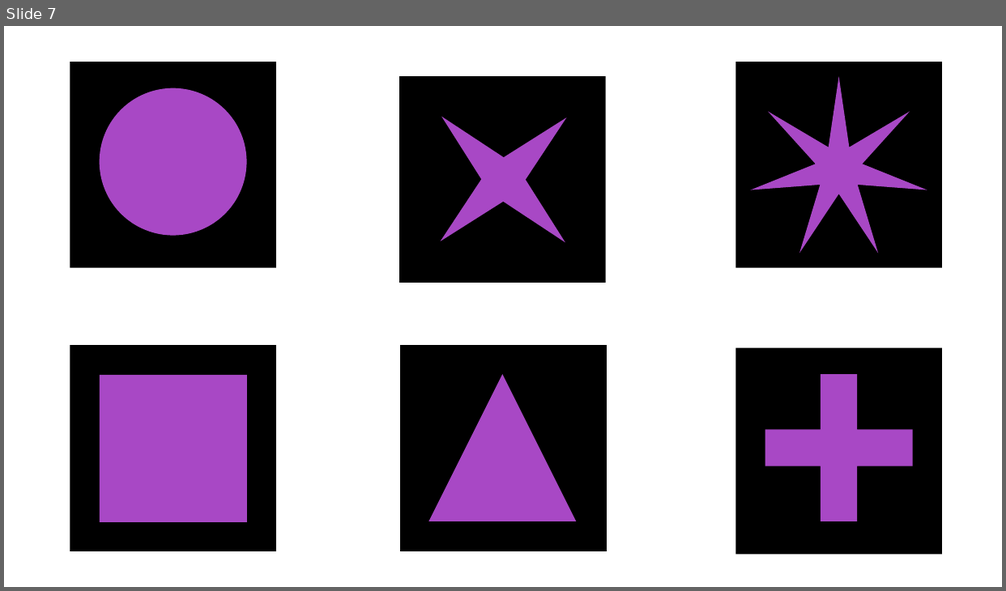
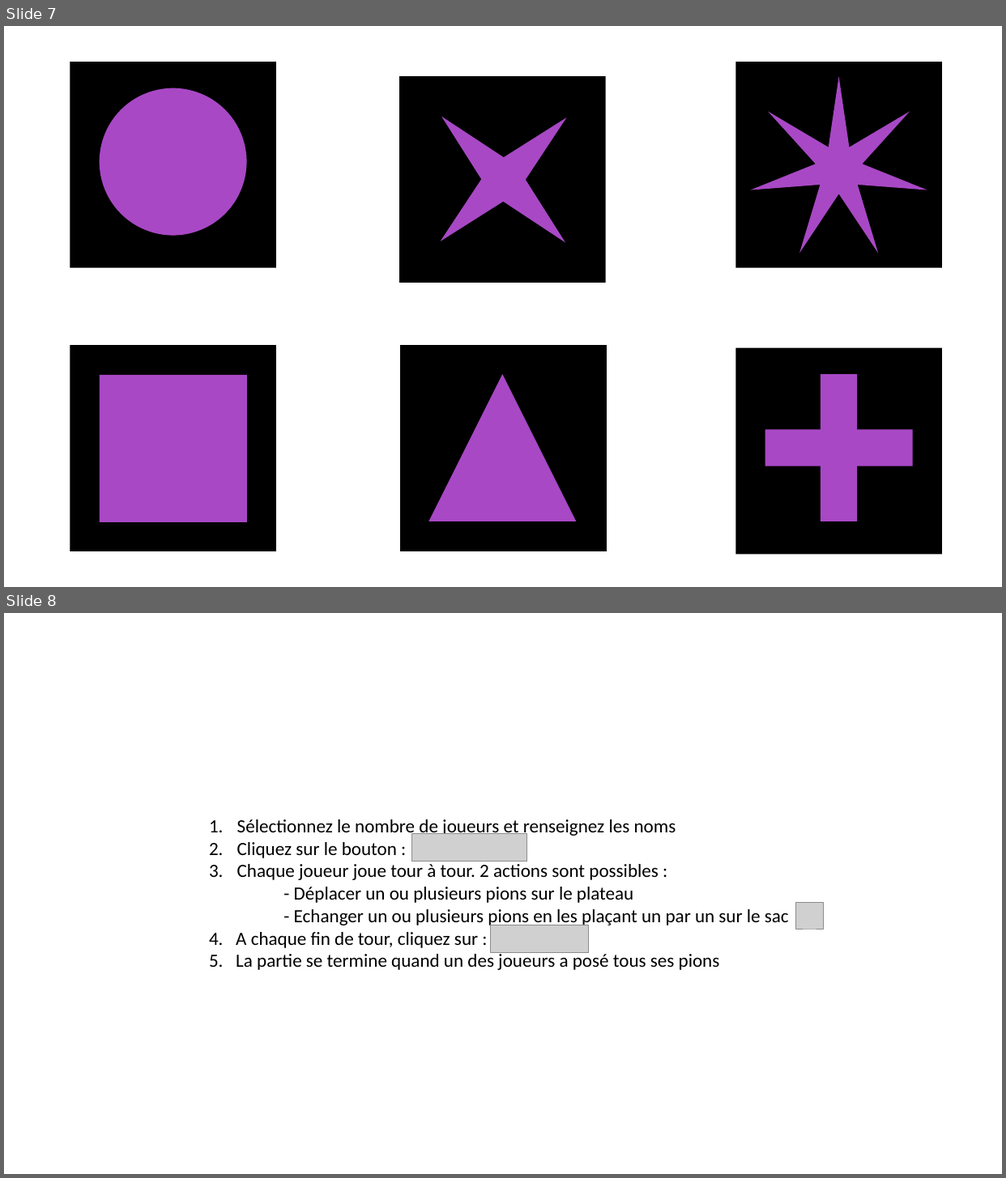
Before and after one commit to MMargueritat/Qwirkle, a slide deck: Présentation1.pptx. Shown one above the other, each under a label of ours: slide 7 before the commit, slides 7 and 8 after it. The pictures are 1006x591 and 1006x1178 pixels, drawn with LibreOffice and Linux fonts; fonts in the diff are those of the drawing; grey boxes stand for pictures. Boxes give left, top, right and bottom in pixels: in the first picture for what was removed or moved away, otherwise in the second. Text is boxed around its words. In the diff, an @@ line names an element or a change of style, - is before the commit and + after.

```diff
--- a/Présentation1.pptx
+++ b/Présentation1.pptx
@@ slide 8 added at (4,613,1002,1174), background #FFFFFF @@
@@ text added at (209,820,789,970), 18 pt, text #000000 @@
+1. Sélectionnez le nombre de joueurs et renseignez les noms
+2. Cliquez sur le bouton :
+3. Chaque joueur joue tour à tour. 2 actions sont possibles :
+- Déplacer un ou plusieurs pions sur le plateau
+- Echanger un ou plusieurs pions en les plaçant un par un sur le sac
+4. A chaque fin de tour, cliquez sur :
+5. La partie se termine quand un des joueurs a posé tous ses pions
@@ picture added at (412,834,527,862) @@
@@ picture added at (796,903,823,929) @@
@@ picture added at (491,925,589,953) @@
```
Also in this commit, not shown: 2 slides removed, 7 other files.
